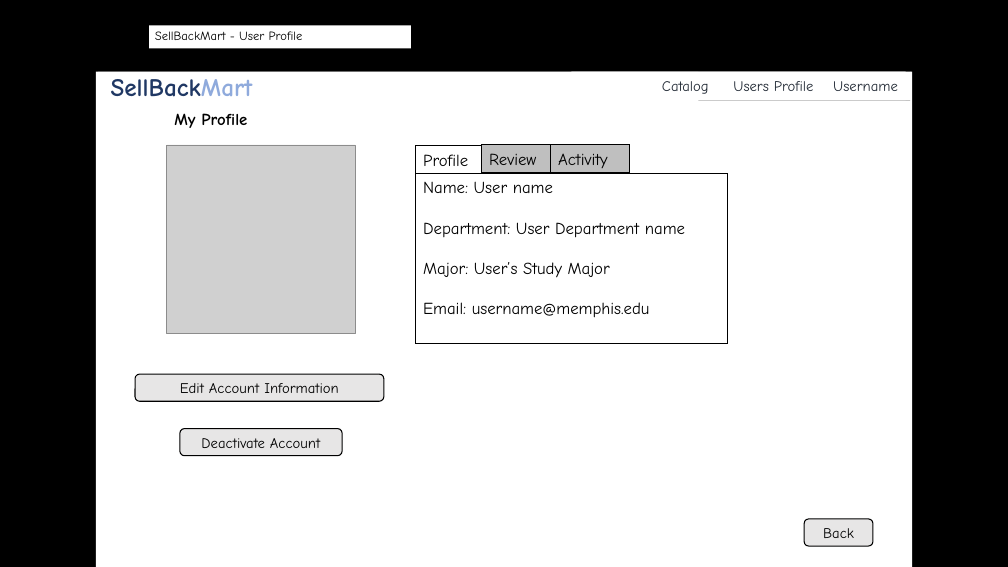
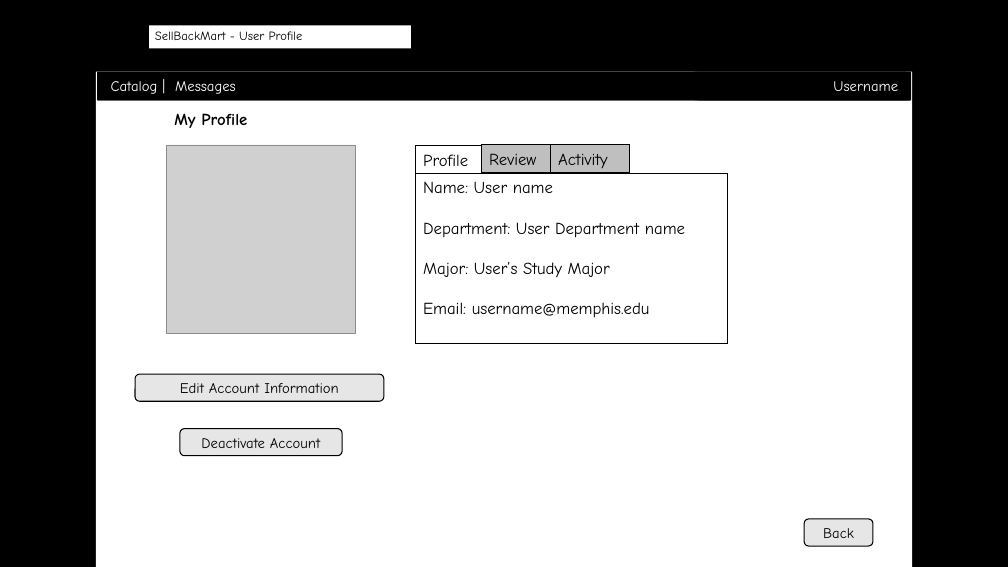
Before and after one commit to byllynho/SellBackMart, a slide deck: slide 12 of docs/wireframes/wireframes.pptx (slide 13 before the commit). Drawn at 1008x567 pixels with LibreOffice and Linux fonts; fonts in the diff are those of the drawing; grey boxes stand for pictures; background and template pictures are left out. Boxes give left, top, right and bottom in pixels: in the first picture for what was removed or moved away, otherwise in the second. Text is boxed around its words. In the diff, an @@ line names an element or a change of style, - is before the commit and + after.

```diff
--- a/docs/wireframes/wireframes.pptx
+++ b/docs/wireframes/wireframes.pptx
@@ rectangle "Profile | Catalog | Messages" at box(98, 72, 910, 101): fill #FFFFFF to #000000 @@
@@ rectangle added at box(98, 72, 911, 101), fill #000000, 14 pt, text #FFFFFF @@
+Catalog | Messages
@@ text in rectangle at box(105, 79, 287, 94): text changed; size 24 to 14 pt; text colour #203864 to #FFFFFF; bold off @@
-SellBackMart
+Profile | Catalog | Messages
@@ rectangle "Username" at box(694, 72, 906, 101): fill #FFFFFF to #000000 @@
@@ rectangle "Username": place and size @@
-rectangle "Username" at box(572, 72, 906, 101)
+rectangle "Username" at box(694, 72, 906, 101)
@@ text in rectangle at box(833, 81, 898, 91): text changed; text colour #222A35 to #FFFFFF @@
-Catalog Users Profile Username
+Username
```
Also in this commit, not shown: 10 other slides changed, 1 slide removed, 19 other files.
